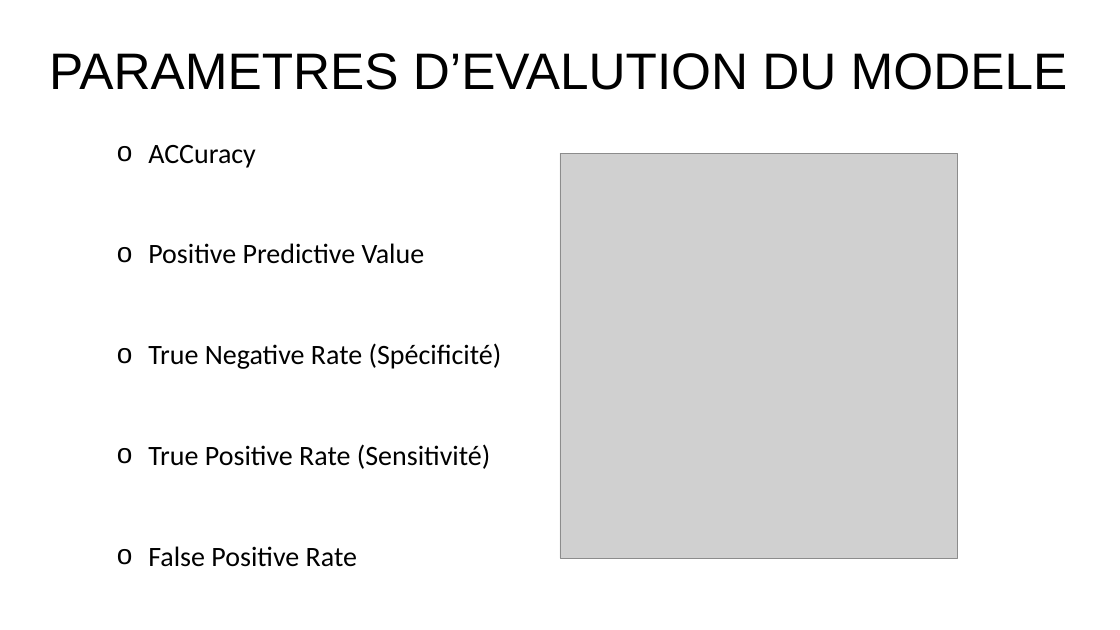
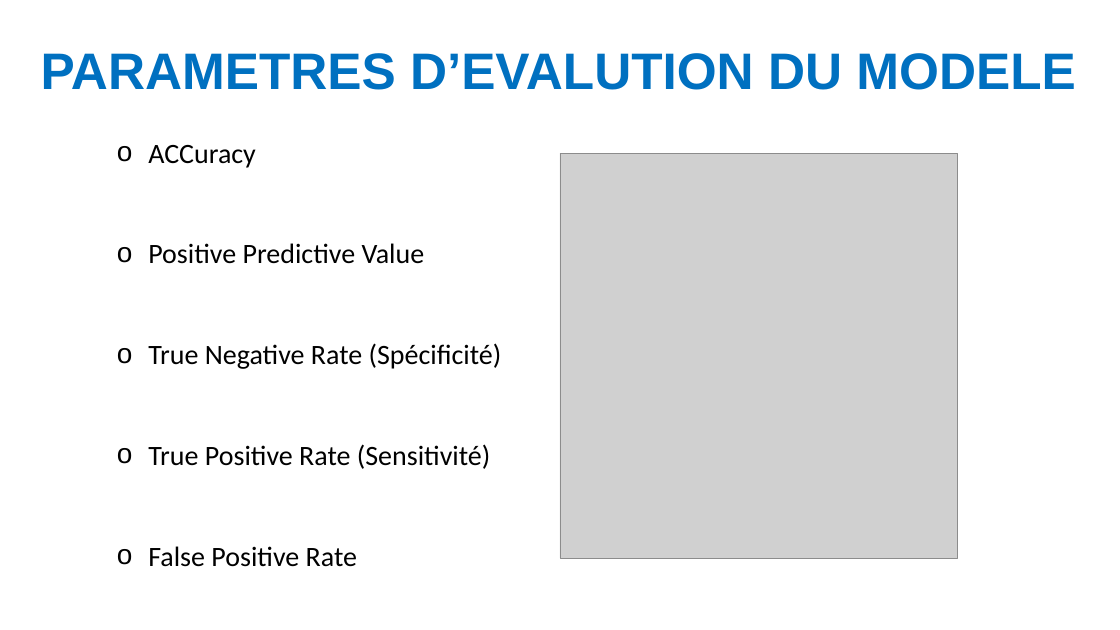
Before and after one commit to juugeebee/Projet_DL_M2, a slide deck: slide 7 of PresentationDL_JGorse.pptx. Drawn at 1120x630 pixels with LibreOffice and Linux fonts; fonts in the diff are those of the drawing; grey boxes stand for pictures. Boxes give left, top, right and bottom in pixels: in the first picture for what was removed or moved away, otherwise in the second. Text is boxed around its words. In the diff, an @@ line names an element or a change of style, - is before the commit and + after.

```diff
--- a/PresentationDL_JGorse.pptx
+++ b/PresentationDL_JGorse.pptx
@@ text "PARAMETRES D’EVALUTION DU MODELE" at <box>41,53,1075,90</box>: text colour #000000 to #0070C0, bold on @@
```
Also in this commit, not shown: 10 other slides changed.
